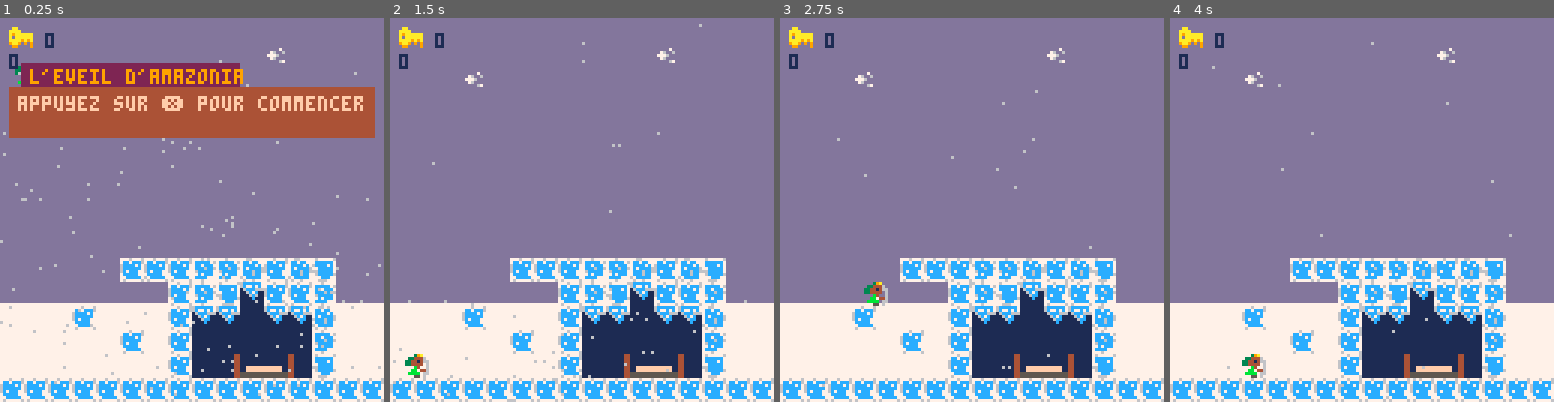
Above: before the commit, frames 1-4 (left to right).
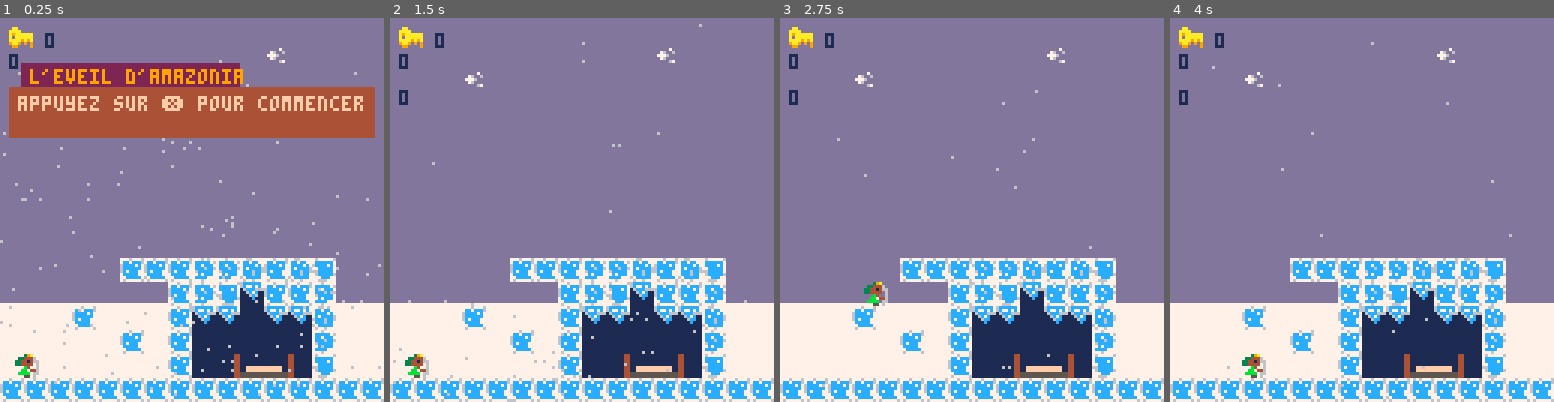
Above: after the commit, the same moments.

Repository: adatechschool/doris-pico-8-BastienVintras
Game: PICO-8 cartridge tuto.p8
The game is run twice, just before and just after one commit, with the same random seed, the same clock (stepped at 60 frames per second) and the same inputs.
Inputs:
- Up to frame 1 (0.25 s): no input
- Up to frame 2 (1.5 s): tap X (X key) at 0.33, 1.07 s
- Up to frame 3 (2.75 s): hold Right 1.6-2.1 s; tap X (X key) at 1.85 s; hold Up 2.15-2.42 s; hold Right from 2.47 s (still down)
- Up to frame 4 (4 s): tap X (X key) at 2.97 s; release Right at 3.03 s; hold Left 3.08-3.58 s

The runs differ from the first frame. In frame 1, 0.3% of the frame differs, in the area x 3-11%, y 12-94%; in frame 2, less than 0.1%; in frame 3, less than 0.1%; in frame 4, less than 0.1%.

Commit message:
Franchement ça ressemble à quelque chose non ?

Diff:
--- a/tuto.p8
+++ b/tuto.p8
@@ -7,7 +7,7 @@
 function _init()
 p={
 x=5,
-y=5,
+y=112,
 dx=0,
 dy=0,
 h=8,
@@ -17,6 +17,7 @@
 }
 create_snow()
 state=0
+chest=0
 
 timer=0
 blinking=true
@@ -25,15 +26,17 @@
 
 function _draw()
 	cls()
-	if (state<=5) draw_game()
+	if (state<=5 and chest==0) draw_game()
 	if (state>5) draw_gameover()
+	if (chest>=1) draw_winscreen()
 end
 
 
 function  _update()
 
-if (state<=5) update_game()
+if (state<=5 and chest==0) update_game()
 if (state>5) update_gameover()
+if (chest>=1) update_winscreen()
 end
 
 function is_grounded()
@@ -60,6 +63,7 @@
  print(p.keys,camx+15,5,1)
  spr(32,camx+3,3)
  print (state, camx+3, 12,1)
+ print (chest, camx+3, 24,1)
  draw_msg()
 
 
@@ -78,13 +82,19 @@
 end
 end
 interact((p.x)/8,(p.y)/8)
-
+if check_flag(7,(p.x)/8,(p.y)/8) then
+chest+=1
+next_tile((p.x/8),(p.y)/8)
+end
 if check_flag(1,(p.x)/8,(p.y)/8) then
 	state +=1
 	end
 
 
-
+function update_winscreen()
+timer+=1
+if (btn(❎)) _init()
+end
 
 if (is_grounded()) then
 p.dy=0
@@ -112,7 +122,7 @@
 --camera
 
 function update_camera()
-camx=mid(0,p.x-(7.5*8),127*8)
+camx=mid(0,p.x-(7.5*8),127*7)
 --camy=mid(0,p.y+7.5,16)
 camera(camx)
 end
@@ -159,16 +169,40 @@
 function draw_gameover()
 cls()
  rectfill(0,0,128,128,0)
- print('game over !!!',p.x-18,46,2)
- print('game over !!!',p.x-18,45,8)
+ print('game over !!!',camx+45,46,2)
+ print('game over !!!',camx+45,45,8)
 	if timer%20 == 0 then
 	blinking = not blinking
 	end
 	if blinking then
-	print('appuyez sur x', p.x-20,71,1)
-	print('pour ressayer !',p.x-23,81,1)
-	print('appuyez sur x', p.x-20, 70,9)
-	print('pour ressayer !',p.x-23, 80,9)
+	print('appuyez sur x', camx+44,71,1)
+	print('pour ressayer !',camx+42,81,1)
+	print('appuyez sur x', camx+44, 70,9)
+	print('pour ressayer !',camx+42, 80,9)
+	end
+end
+
+-- ecran de victoire
+
+function draw_winscreen()
+cls()
+ rectfill(0,0,128,128,14)
+ print('princesse amazonia !',camx+32,36,2)
+ print('princesse amazonia !',camx+32,35,11)
+	print('vous avez recupere',camx+33,46,2)
+ print('vous avez recupere',camx+33,45,11)
+ print('le truc qu\'on avait dit',camx+22,56,2)
+ print('le truc qu\'on avait dit',camx+22,55,11)
+	if timer%20 == 0 then
+	blinking = not blinking
+	end
+	if blinking then
+	print('vous avez gagne', camx+38,76,1)
+	print('le droit de recommencer',camx+22,86,1)
+	print('vous avez gagne', camx+38, 75,10)
+	print('le droit de recommencer',camx+22, 85,10)
+	print('appuyez sur x pour recommencer !',camx+1,95,1)
+	print('appuyez sur x pour recommencer !',camx+1,94,10)
 	end
 end
 -->8
@@ -268,33 +303,33 @@
 9aa90909000000001111c11100aaaa1066666677dd76ddddc660066c55555555677777565dd5656566666666d555555d00000000000000000000000000000000
 0990000900000000111111110aaaaaa166666677ddddd67d0c6006c056555565677777565dd5555566666666d555555d00000000000000000000000000000000
 0000000000000000111111110aaaaaa166666677ddddddddc0c00c0c55555555657775565dd5656566666666d555555d00000000000000000000000000000000
-0450000004444440000000000000000000000000000000000000000060ddd0d00000000000000000000000007777777700000000000000000000000000000000
-04500000045555400000000000000000000000000000000000000000568686500000000000000000000000007777677600000000000000000000000000000000
-04500000045555400000000000000000000000000000000000000000006660000000000000000000000000006676676600000000000000000000000000000000
-04500000044444400000000000000000000000000000000000000000055055000000000000000000000000006666666600000000000000000000000000000000
-a450000004444a4000000000000000000000000000000000000000006066d0d00000000000000000000000006666666600000000000000000000000000000000
-04500000045555400000000000000000000000000000000000000000905550200000000000000000000000006666666600000000000000000000000000000000
-045000000455554000000000000000000000000000000000000000000060d0000000000000000000000000006666666600000000000000000000000000000000
-045000000444444000000000000000000000000000000000000000000660dd000000000000000000000000006666666600000000000000000000000000000000
+0450000004444440000000000000000000000000000000000000000060ddd0d00000000044444400000000007777777700000000000000000000000000000000
+04500000045555400000000000000000000000000000000000000000568686500000000025555244000000007777677600000000000000000000000000000000
+04500000045555400000000000000000000000000000000000000000006660000444445002555524000000006676676600000000000000000000000000000000
+04500000044444400000000000000000000000000000000000000000055055004444444500255552000000006666666600000000000000000000000000000000
+a450000004444a4000000000000000000000000000000000000000006066d0d0aaaaaaa9aaaaaaa9000000006666666600000000000000000000000000000000
+0450000004555540000000000000000000000000000000000000000090555020444aa445444aa445000000006666666600000000000000000000000000000000
+045000000455554000000000000000000000000000000000000000000060d0004444444544444445000000006666666600000000000000000000000000000000
+045000000444444000000000000000000000000000000000000000000660dd004444444544444445000000006666666600000000000000000000000000000000
 __gff__
-0000000000000002000000000000000000000505050500000000000000000000080000020000000000000000000000001100000000000000000000000000000000000000000000000000000000000000000000000000000000000000000000000000000000000000000000000000000000000000000000000000000000000000
+0000000000000002000000000000000000000505050500000000000000000000080000020000000000000000000000001100000000000000808000000000000000000000000000000000000000000000000000000000000000000000000000000000000000000000000000000000000000000000000000000000000000000000
 0000000000000000000000000000000000000000000000000000000000000000000000000000000000000000000000000000000000000000000000000000000000000000000000000000000000000000000000000000000000000000000000000000000000000000000000000000000000000000000000000000000000000000
 __map__
 00000d000000000d00000000000d000000000000000000000000000d00000000000000000000000000000000000000000000000000000000000000000000000000000025000000002500000000002500000000000000000000000000000000000000000000000000000000000000000000000000000000000000000000000000
-000000000000000000000025000000000025000000000d000000000000002500000000250000000000000000000000000025000000250000000000250000000000000000000000000000000000000000000000000000000000000000000000000000000000000000000000000000000000000000000000000000000000000000
-0000002500000000000000000000000000000000000000000000250000000000000000000000000000250000000000000000000000000000000000000000000000000000000000000000000000120012121212121200000000000000000000000000000000000000000000000000000000000000000000000000000000000000
+000000000000000000000025000000000025000000000d000000000000002500000000250000000000000000000000000025000000250000000000250000000000000000000000000000000000000013130000000000000000000000000000000000000000000000000000000000000000000000000000000000000000000000
+0000002500000000000000000000000000000000000000000000250000000000000000000000000000250000000000000000000000000000000000000000000000000000000000000000001313120000000012121200000000000000000000000000000000000000000000000000000000000000000000000000000000000000
 000000000000000000000d0000000000000d00000025000d0000000000000d00000000000000000000000000000000000000000000000000000000000000000000000000000000000000000000000000000000001212000000000000000000000000000000000000000000000000000000000000000000000000000000000000
-000d0000000d000000000000000d000000000000000000000000000000000000000000000000000000000000000000000000002500000000000000000000000000000000250000000000000000000000250000001212120000000000000000000000000000000000000000000000000000000000000000000015151512121212
-00000000000000000d000000000000000000000d000000000000000d00000000000000000000000000000000000000000000000000000000000000000000000000000000000000000000001212120000000000001212121200000000000000000000000000000000000000000000000000000000000000151515000000000012
-0000000000000000000000000000000000000000000000000000000000000000000000000000000000000000000000000000000000000025000000000000000000000000000000000000000000000000000000001212121212000000000000000000000000000000000000000000000000000000000015150000000000000012
+000d0000000d000000000000000d000000000000000000000000000000000000000000000000000000000000000000000000002500000000000000000000000000000000250000000013000000000000250000001212120000000000000000000000000000000000000000000000000000000000000000000015151512121212
+00000000000000000d000000000000000000000d000000000000000d00000000000000000000000000000000000000000000000000000000000000000000000000000000000000000000001212121300000000001212121200000000000000000000000000000000000000000000000000000000000000151515000000000012
+0000000000000000000000000000000000000000000000000000000000000000000000000000000000000000000000000000000000000025000000000000000000000000000000000000000000000000001200001212121212000000000000000000000000000000000000000000000000000000000015150000000000000012
 0000000d00000000000000000000000000000000000000000000000000000d00000000200000000700000000000000000025000000000000000000000000000000000000000000000000000000000000000000001212121212121212121200000000000000000000000000000000000000000000001515000000000000000012
-0d0000000000000000000d000000000000001b121212121200000000000000000000001212121212000000000000001b0000000000000000000000000000000000000000000000000000000000000000000000000012121212121212121200000000000000000000000000000000001515000015151500000000000000000012
-0000000000000000000000000000000000002b1b1b00001b00000000000000000000000000000000000000000000002b0000000000000000000000000000121212121212121212000000000000000000000000000012121212121212121200000000000000000000000000000015151515151515000000000000070000000012
-0000000000121212131314121415000000002b2b2b00002b001b1b00070000000000000000000000000000000000002b1b00000000000000000000000012121212121212121212000000000012120000000000002312121212121212120000000000000000000000000000001500000000000012000000000000120000000012
-0000000000000012131522121213000000002b2b2b00002b002b2b00121414150000000000000000000000000000002b2b2b000000000000000000001212121212121212121212000000000000000000000000001212121212121212120000000000000000000000000000001500000000000012000007070000000000000012
-0000001200000012222206222214000000000000000000000000000000000000000000000000000000000000000000000000000000000012121212121212121212121212121212000000000000000000000000001212121212121212122300000000000000000000000000001500000000000012000012120000000000000012
-0000000000120012060606060613000000000000000000000000000000000000001200000000000000000020000000000000000000001212121212121212121212121212121212000012120000000000000000001212121212121212121200000000000000000000000000001500000000000012000000000000000000000012
-00000000000000120617181a1915000000000000000000000000000000000000000000000000000000232313132323000000000000121212121212121212121212121212121212000000000000000000000000001212121212121212121200000000000000000000000000003000000000000030000000000000000707000012
+0d0000000000000000000d000000000000001b121212121200000000000000000000001212121212000000000000001b0000000000000000000000000000000000000000000000000000000000000000130000000012121212121212121200000000000000000000000000000000001515000015151500000000000000000012
+0000000000000000000000000000000000002b1b1b00001b00000000000000000013000000000000000000000000002b0000000000000000000000000000121212121212121212000000000000000012000000000012121212121212121200000000000000000000000000000015151515151515000000000000070000000012
+0000000000121212131314121415000000002b2b2b00002b001b1b00070000000000000000000000000000000000002b1b00000000000000000000000012121212121212121212000000000000000000000000002312121212121212120000000000000000000000000000001500000000000012000000000000120000000012
+0000000000000012131522121213000000002b2b2b00002b002b2b00121414150000000000000000000000000000002b2b2b000000000000000000001212121212121212121212000000000013130000000000001212121212121212120000000000000000000000000000001500000000000012000007070000000000000012
+0000001200000012222206222214000000000000000000000000000000000000000000000000000000000000000000000000000000000012121212121212121212121212121212000000000000000000000000001212121212121212122300000013130000000000000000001500000000000012000012120000000000000012
+0000000000120012060606060613000000000000000000000000000000000000001200000000000000000020000000000000000000001212121212121212121212121212121212000012120000000000000000001212121212121212121200000000000000131313000000001500000000000012000000000000000000000012
+00000000000000120617181a1915000000000000000000000000000000000000000000000000000000232313132323000000000000121212121212121212121212121212121212000000000000000000000000001212121212121212121223232323232323232323230000003000000000000030000000000000000707003812
 1212121212121212121212121212121212151515151515151515151515151515151515151515151515151515151515151515151515151515151512151515151515151515151515151515151515151515151515151515151515151515151515151515151515151515151515151515151515151515151515151515151515151515
 0000000000000000000000000000000000000000000000000000000000000000000000000000000000000000000000000000000000000000000000000000000000000000000000000000000000000000000000000000000000000000000000000000000000000000000000000000000000000000000000000000000000000000
 0000000000000000000000000000000000000000000000000000000000000000000000000000000000000000000000000000000000000000000000000000000000000000000000000000000000000000000000000000000000000000000000000000000000000000000000000000000000000000000000000000000000000000
